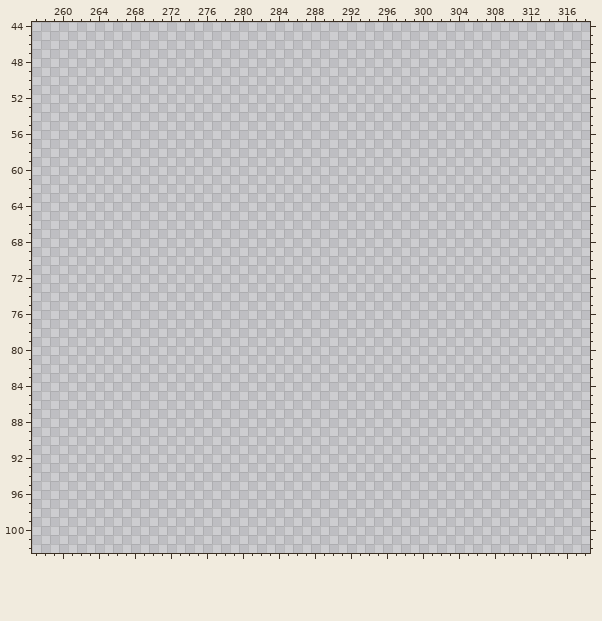
Pixel-art file -- Game_House_asets.aseprite. This is how it looked before the edit.
889x1000 pixels, 1 frame. Colours within 5 levels of each other are drawn and written as one. Shown: x 257..318, y 44..102. The old version is drawn lined up with the new one. The commit also changed other parts of the picture, which this record leaves out.
After the commit:
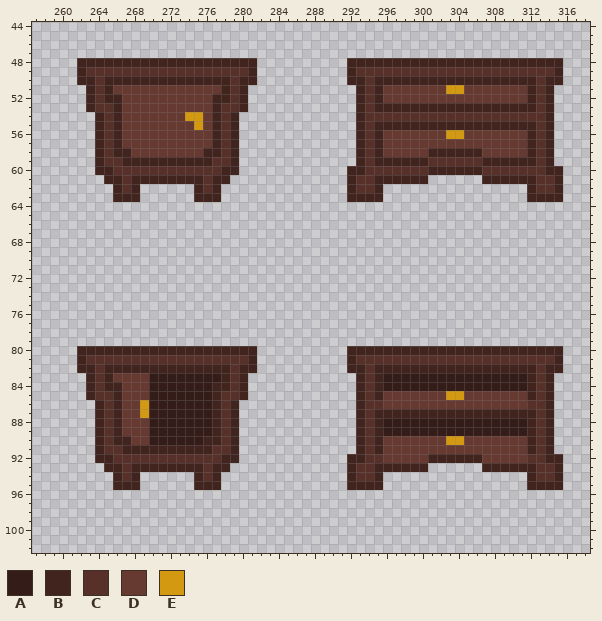
Palette (. is transparent): A #341d19  B #42241f  C #57302a  D #663931  E #d39911
The edit:
drawings rearranged on the sheet (the old picture shows each at its new place; 19 dropped ones are not shown)
y 48: x 262..281 .................... -> BBBBBBBBBBBBBBBBBBBB; x 292..315 ........................ -> BBBBBBBBBBBBBBBBBBBBBBBB
y 49: x 262..281 .................... -> BCCCCCCCCCCCCCCCCCCB; x 292..315 ........................ -> BCCCCCCCCCCCCCCCCCCCCCCB
y 50: x 262..281 .................... -> BBCBBBBBBBBBBBBBBCBB; x 292..315 ........................ -> BBCBBBBBBBBBBBBBBBBBBCBB
y 51: x 263..280 .................. -> BCBDDDDDDDDDDDDBCB; x 293..314 ...................... -> BCBDDDDDDDEEDDDDDDDBCB
y 52: x 263..280 .................. -> BCBBDDDDDDDDDDBBCB; x 293..314 ...................... -> BCBDDDDDDDDDDDDDDDDBCB
y 53: x 263..280 .................. -> BCCBDDDDDDDDDDBCCB; x 293..314 ...................... -> BCBBBBBBBBBBBBBBBBBBCB
y 54: x 264..279 ................ -> BCBDDDDDDDEEDBCB; x 293..314 ...................... -> BCCCCCCCCCCCCCCCCCCCCB
y 55: x 264..279 ................ -> BCBDDDDDDDDEDBCB; x 293..314 ...................... -> BCBBBBBBBBBBBBBBBBBBCB
y 56: x 264..279 ................ -> BCBDDDDDDDDDDBCB; x 293..314 ...................... -> BCBDDDDDDDEEDDDDDDDBCB
y 57: x 264..279 ................ -> BCBDDDDDDDDDDBCB; x 293..314 ...................... -> BCBDDDDDDDDDDDDDDDDBCB
y 58: x 264..279 ................ -> BCBBDDDDDDDDBBCB; x 293..314 ...................... -> BCBDDDDDBBBBBBDDDDDBCB
y 59: x 264..279 ................ -> BCCBBBBBBBBBBCCB; x 293..314 ...................... -> BCBBBBBBCCCCCCBBBBBBCB
y 60: x 264..279 ................ -> BBCCCCCCCCCCCCBB; x 292..315 ........................ -> BBCCCCCCCBBBBBBCCCCCCCBB
y 61: x 265..278 .............. -> BBCBBBBBBBBCBB; x 292..300 ......... -> BCCBBBBBB; x 307..315 ......... -> BBBBBBCCB
y 62: x 266..268 ... -> BCB; x 275..277 ... -> BCB; x 292..295 .... -> BCCB; x 312..315 .... -> BCCB
y 63: x 266..268 ... -> BBB; x 275..277 ... -> BBB; x 292..295 .... -> BBBB; x 312..315 .... -> BBBB
y 80: x 262..281 .................... -> BBBBBBBBBBBBBBBBBBBB; x 292..315 ........................ -> BBBBBBBBBBBBBBBBBBBBBBBB
y 81: x 262..281 .................... -> BCCCCCCCCCCCCCCCCCCB; x 292..315 ........................ -> BCCCCCCCCCCCCCCCCCCCCCCB
y 82: x 262..281 .................... -> BBCBBBBBBBBBBBBBBCBB; x 292..315 ........................ -> BBCBBBBBBBBBBBBBBBBBBCBB
y 83: x 263..280 .................. -> BCBDDDDAAAAAAAABCB; x 293..314 ...................... -> BCBAAAAAAAAAAAAAAAABCB
y 84: x 263..280 .................. -> BCBBDDDAAAAAAABBCB; x 293..314 ...................... -> BCBAAAAAAAAAAAAAAAABCB
y 85: x 263..280 .................. -> BCCBDDDAAAAAAABCCB; x 293..314 ...................... -> BCBDDDDDDDEEDDDDDDDBCB
y 86: x 264..279 ................ -> BCBDDEAAAAAAABCB; x 293..314 ...................... -> BCCDDDDDDDDDDDDDDDDCCB
y 87: x 264..279 ................ -> BCBDDEAAAAAAABCB; x 293..314 ...................... -> BCBBBBBBBBBBBBBBBBBBCB
y 88..89: x 264..279 ................ -> BCBDDDAAAAAAABCB; x 293..314 ...................... -> BCBAAAAAAAAAAAAAAAABCB
y 90: x 264..279 ................ -> BCBBDDAAAAAABBCB; x 293..314 ...................... -> BCBDDDDDDDEEDDDDDDDBCB
y 91: x 264..279 ................ -> BCCBBBBBBBBBBCCB; x 293..314 ...................... -> BCBDDDDDDDDDDDDDDDDBCB
y 92: x 264..279 ................ -> BBCCCCCCCCCCCCBB; x 292..315 ........................ -> BBCCDDDDDBBBBBBDDDDDCCBB
y 93: x 265..278 .............. -> BBCBBBBBBBBCBB; x 292..300 ......... -> BCCBBBBBB; x 307..315 ......... -> BBBBBBCCB
y 94: x 266..268 ... -> BCB; x 275..277 ... -> BCB; x 292..295 .... -> BCCB; x 312..315 .... -> BCCB
y 95: x 266..268 ... -> BBB; x 275..277 ... -> BBB; x 292..295 .... -> BBBB; x 312..315 .... -> BBBB
Boxes around the changes in both pictures, in picture pixels (x1, y1, x2, y2):
added: (77, 58, 257, 202)
added: (347, 58, 563, 202)
added: (77, 346, 257, 490)
added: (347, 346, 563, 490)
